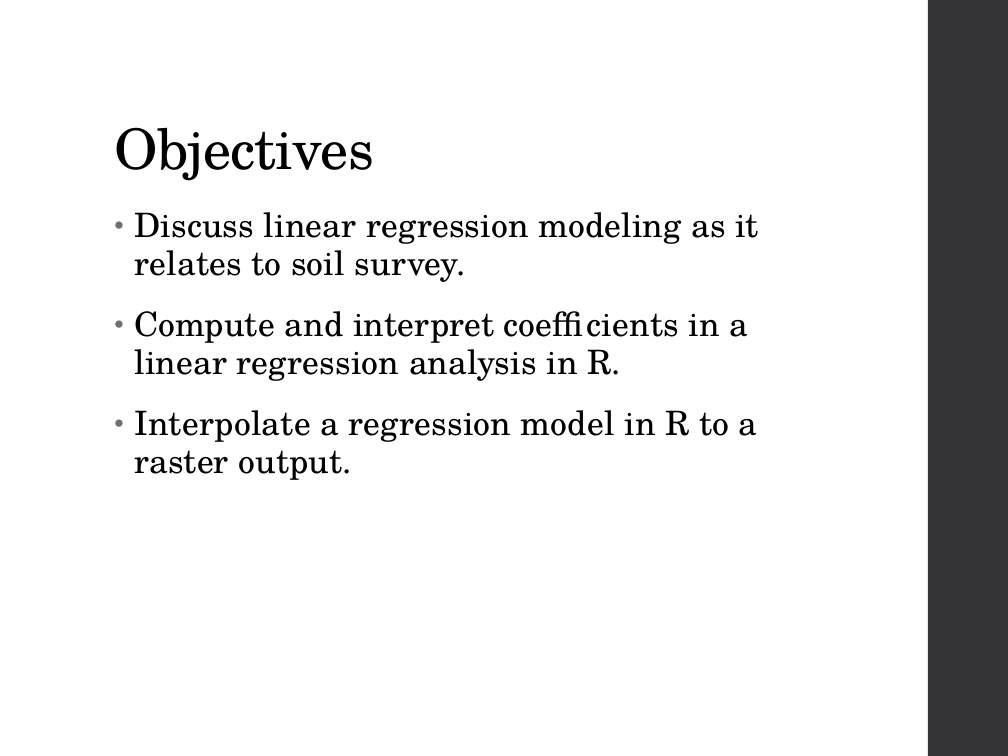
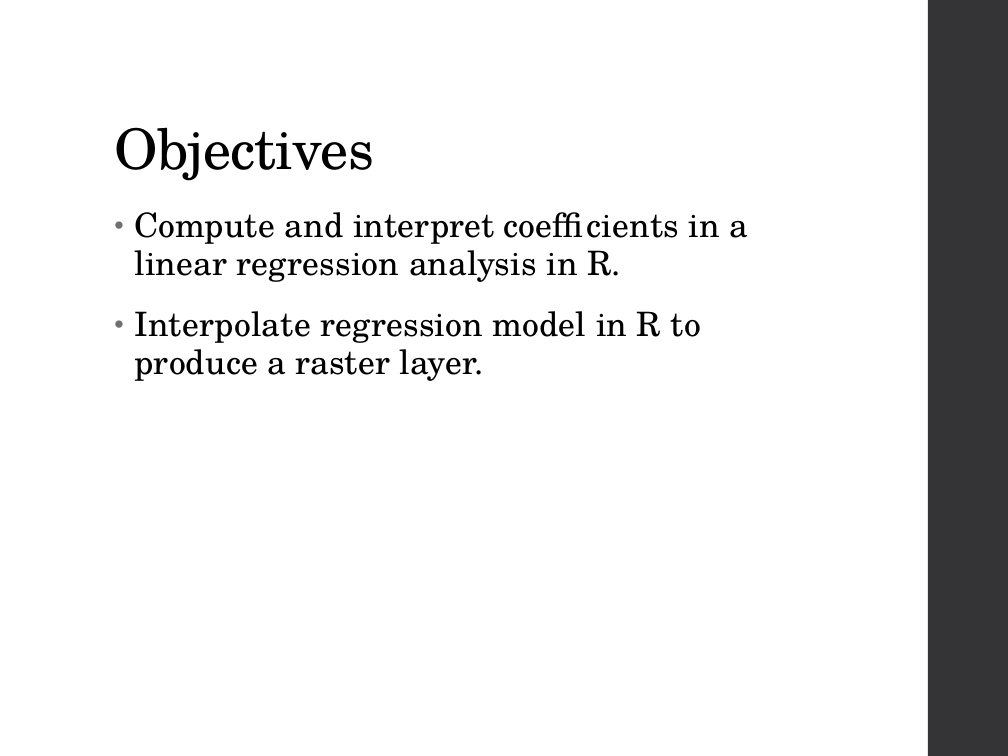
Before and after one commit to ncss-tech/stats_for_soil_survey, a slide deck: slide 2 of presentations/linear_regression/Linear_regression.pptx. Drawn at 1008x756 pixels with LibreOffice and Linux fonts; fonts in the diff are those of the drawing. Boxes give left, top, right and bottom in pixels: in the first picture for what was removed or moved away, otherwise in the second. Text is boxed around its words. In the diff, an @@ line names an element or a change of style, - is before the commit and + after.

```diff
--- a/presentations/linear_regression/Linear_regression.pptx
+++ b/presentations/linear_regression/Linear_regression.pptx
@@ text at <box>135,212,759,282</box>: paragraph removed @@
-• Discuss linear regression modeling as it relates to soil survey.
@@ text at <box>135,311,701,381</box>: text changed @@
-• Interpolate a regression model in R to a raster output.
+• Interpolate regression model in R to produce a raster layer.
```
Also in this commit, not shown: 1 other slide changed, 1 slide added, 1 slide removed, 1 other file.
